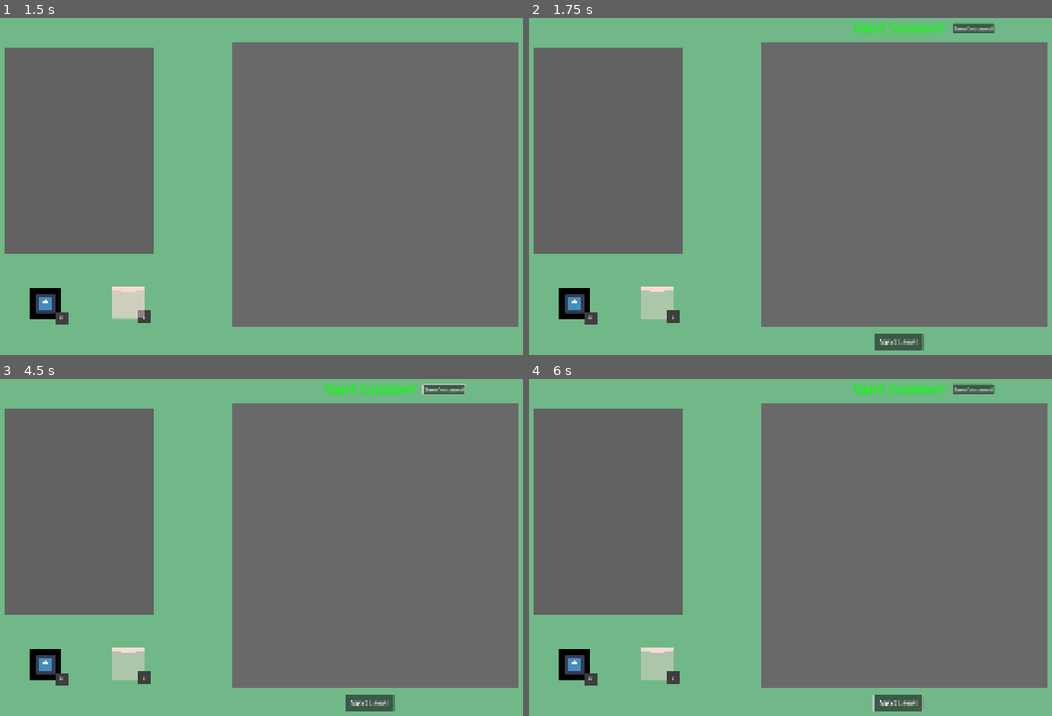
Above: before the commit, frames 1-4 (two rows, left to right).
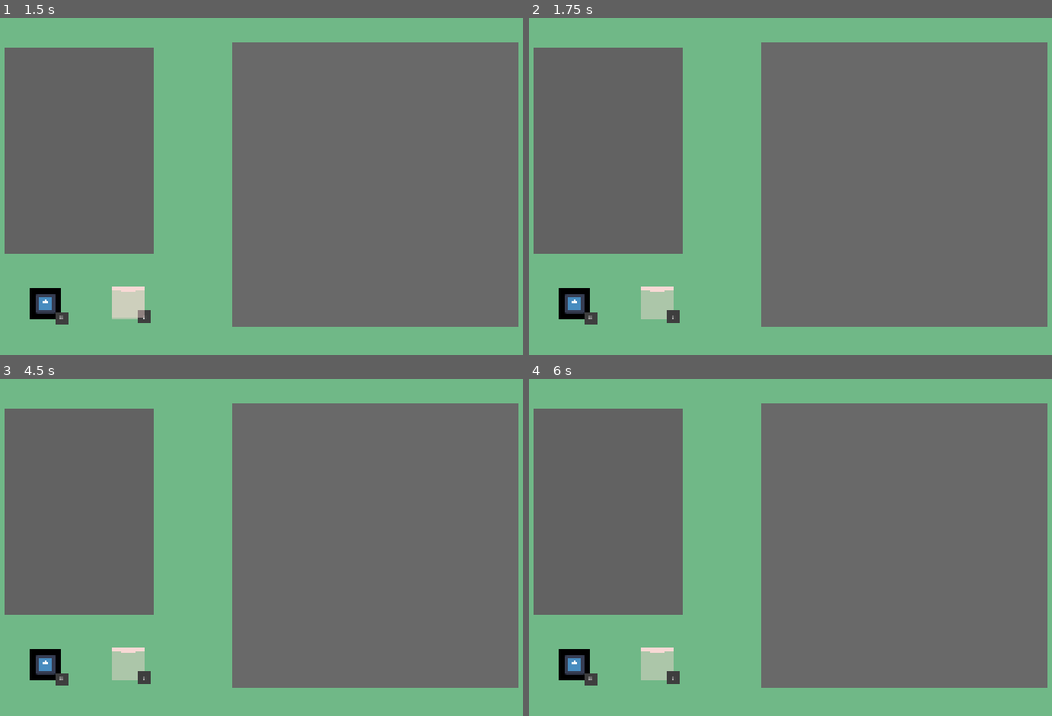
Above: after the commit, the same moments.

Repository: tagetjerngren/WordCrossing
Game: Godot game, scene res://Scenes/level.tscn
Two runs of this game, one before a commit and one after it. Both use one fixed random seed, a clock stepped at 60 frames per second and the inputs below. This scene is started directly instead of the project's main scene. The engine's default icon, where the game draws it, is replaced by a stand-in: a white triangle on a blue panel in a dark square.
Inputs (mouse positions are in pixels of both pictures, inside the frame that each line leads up to):
- Up to frame 1 (1.5 s): tap Enter at 0.5 s; move the mouse to (47, 304) at 0.52 s; hold Right (ui_right) 0.53-1.28 s; tap R (RotateWordStartTile) at 0.6, 1.25, 1.35 s; click (47, 304) at 0.67 s; move the mouse to (130, 304) at 1.27 s; hold Down (ui_down) from 1.28 s (still down); click (130, 304) at 1.42 s
- Up to frame 2 (1.75 s): keep holding Down (ui_down)
- Up to frame 3 (4.5 s): release Down (ui_down) at 2 s; click (371, 702) at 2 s, where only the run before the commit has a clickable "Next Level"; click (371, 702) at 2.75 s, where only the run before the commit has a clickable "Next Level"; click (444, 389) at 3.5 s, where only the run before the commit has a clickable "Save Crossword"; move the mouse to (350, 469) at 4.27 s; hold Right (ui_right) from 4.28 s (still down); tap R (RotateWordStartTile) at 4.35 s; click (350, 469) at 4.42 s
- Up to frame 4 (6 s): move the mouse to (790, 614) at 5.02 s; release Right (ui_right) at 5.03 s; hold Up (ui_up) 5.03-5.78 s; tap R (RotateWordStartTile) at 5.1, 5.85 s; click (790, 614) at 5.17 s; move the mouse to (1004, 598) at 5.77 s; hold Left (ui_left) from 5.78 s (still down); click (1004, 598) at 5.92 s

Frame 1 is identical in both runs. In frame 2, 1.0% of the frame differs, in the area x 61-90%, y 1-99%; in frame 3, 1.0%; in frame 4, 1.0%.
Error in both runs: Invalid access of index '-1' on a base object of type: 'Array'. (res://Scripts/grid.gd:74)

Commit message:
Fix: Fix Word start tiles to work with new layout of nodes

Diff:
--- a/Scripts/word_start_tile.gd
+++ b/Scripts/word_start_tile.gd
@@ -7,15 +7,17 @@
 var Spawner : WordStartTileSpawn
 var CurrentDirection = Constants.Highlight.ColumnActive
 
+@onready var Grid = $"../WordCrossingManager/Grid"
+
 # Called every frame. 'delta' is the elapsed time since the previous frame.
 func _process(delta: float) -> void:
 	if bHeld:
 		position = get_global_mouse_position()
 
 		# Gross way to remove focus from the grid while tile is held
-		$"../Grid".bFocused = false
-		$"../Grid".SetRowState(Constants.Highlight.Inactive)
-		$"../Grid".SetColumnState(Constants.Highlight.Inactive)
+		Grid.bFocused = false
+		Grid.SetRowState(Constants.Highlight.Inactive)
+		Grid.SetColumnState(Constants.Highlight.Inactive)
 
 		if Input.is_action_just_pressed("RotateWordStartTile"):
 			if CurrentDirection == Constants.Highlight.ColumnActive:
@@ -63,8 +65,8 @@
 		else:
 			DeleteSelf()
 
-		$"../Grid".EvaluatePuzzle()
+		Grid.EvaluatePuzzle()
 
 	if event is InputEventMouseButton and event.button_index == MOUSE_BUTTON_RIGHT and event.is_pressed():
 		DeleteSelf()
-		$"../Grid".EvaluatePuzzle()
+		Grid.EvaluatePuzzle()
